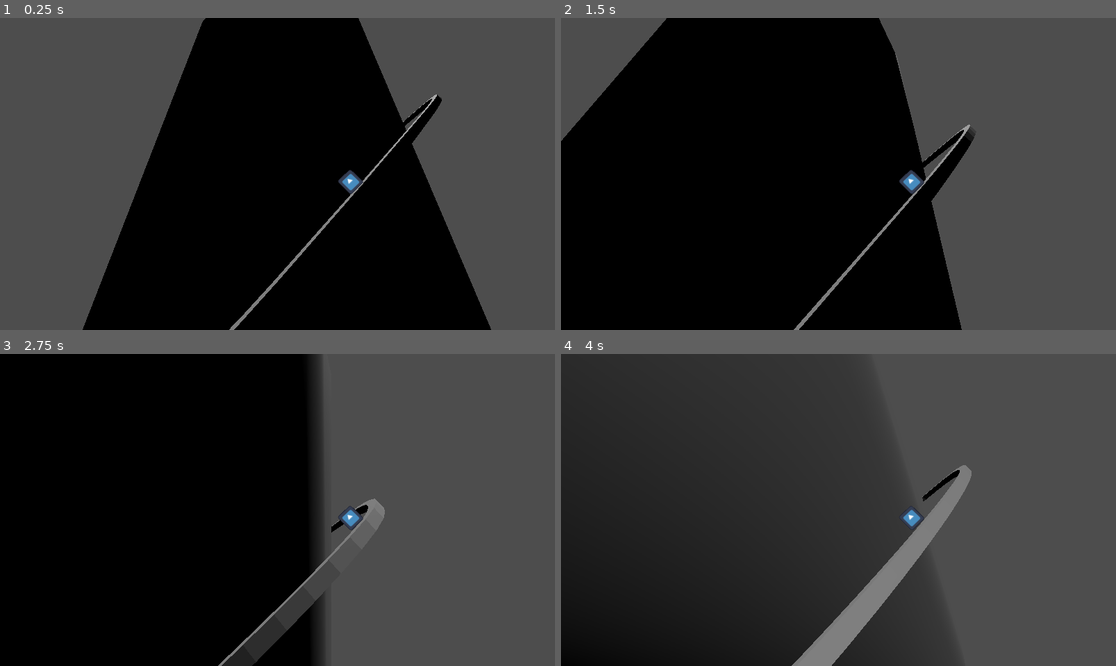
Above: before the commit, frames 1-4 (two rows, left to right).
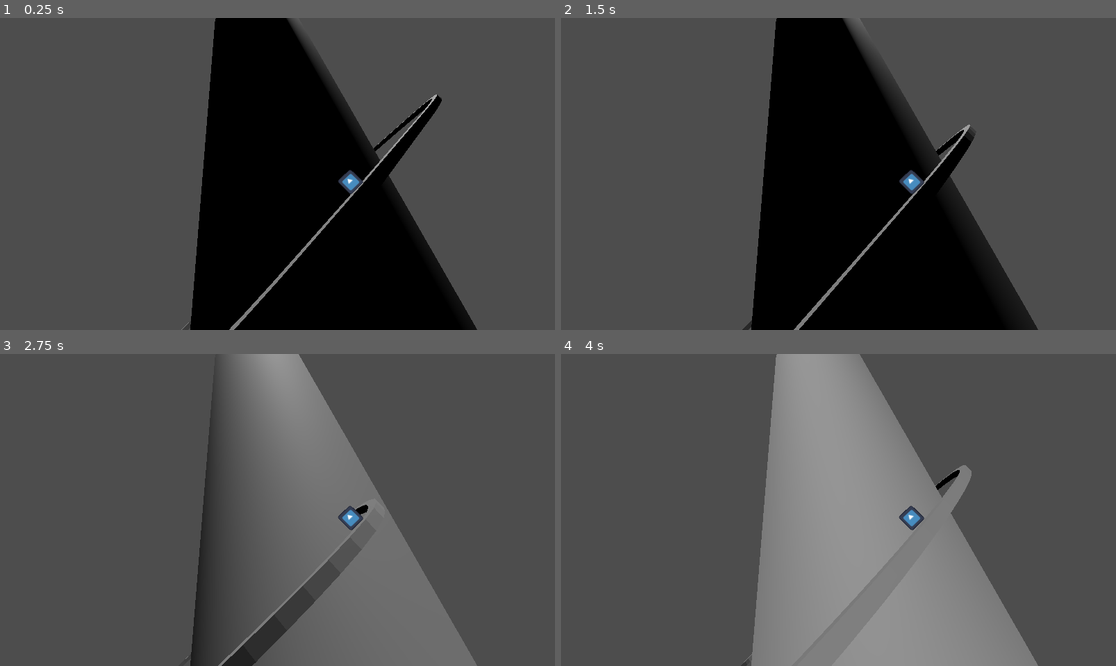
Above: after the commit, the same moments.

Repository: The-Breakfast-Gentlemen/godot-wild-jam-73
Game: Godot game, scene res://game.tscn
Two runs of this game, one before a commit and one after it. Both use one fixed random seed, a clock stepped at 60 frames per second and the inputs below. The project has no main scene, so this scene is started directly. The engine's default icon, where the game draws it, is replaced by a stand-in: a white triangle on a blue panel in a dark square.
Inputs:
- Up to frame 1 (0.25 s): no input
- Up to frame 2 (1.5 s): tap Enter (ui_accept) at 0.5, 0.77 s
- Up to frame 3 (2.75 s): tap Enter (ui_accept) at 1.52 s
- Up to frame 4 (4 s): tap Enter (ui_accept) at 3.02, 3.77 s

The runs differ from the first frame. In frame 1, 18% of the frame differs, in the area x 14-89%, y 0-100%; in frame 2, 39%; in frame 3, 67%, in the area x 0-86%, y 0-100%; in frame 4, 67%.

Commit message:
Position cylinder

Diff:
--- a/game.tscn
+++ b/game.tscn
@@ -10,6 +10,8 @@
 transform = Transform3D(0.611263, 0, 0.7914, 0, 0.999957, 0, -0.791388, 0, 0.611272, -2.53595, 0.06, -1.17465)
 
 [node name="RemoteTransform3D" type="RemoteTransform3D" parent="Player"]
+transform = Transform3D(0.86729, -0.487136, 0.102503, 0.487136, 0.788118, -0.376255, 0.102503, 0.376255, 0.920828, 0.195201, 0, 4.18754)
+remote_path = NodePath("../../CSGCylinder3D")
 update_scale = false
 
 [node name="Rail" parent="." instance=ExtResource("2_m0hf4")]
@@ -27,7 +29,8 @@
 update_scale = false
 
 [node name="CSGCylinder3D" type="CSGCylinder3D" parent="."]
-transform = Transform3D(0.680202, -0.729427, -4.99133, -3.40408, 3.65043, -0.997366, 3.72259, 3.47137, -2.18178e-07, 0, 0.0769299, 0)
+transform = Transform3D(3.11144, 2.41193e-05, 4.02828, 2.4795, 4.01151, -1.91518, -3.17477, 3.13303, 2.45216, 0.897385, 0.06, 1.2306)
+height = 4.04187
 
 [node name="DirectionalLight3D" type="DirectionalLight3D" parent="."]
 transform = Transform3D(1, 0, 0, 0, 0.752852, 0.65819, 0, -0.65819, 0.752852, 0, 10.9369, 3.00134)
